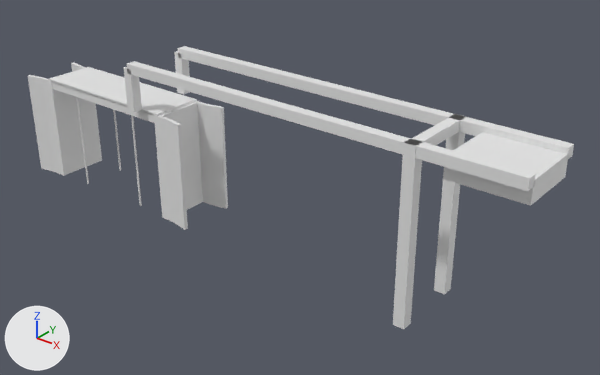
The glTF model models/almere/almere-visstekbrug/almere-visstekbrug.glb: old version first, new version second.
Rendered twice from a 50 mm camera at (61.1, -48.7, 26.9) aimed at (20.4, 2.1, -4.7). Every picture has the same lights, and +X, +Y and +Z are marked at lower left. The older version comes first.

In view in the first picture: 'building:balans', 'building:balans 2', 'building:contragewicht', 'building:hamei', 'building:hamei 2', 'building:hangstang', 'building:hangstang 2', 'building:portaal', 'road:dek', 'road:fietspad', 'road:landhoofd', 'road:landhoofd 2' and 3 more.
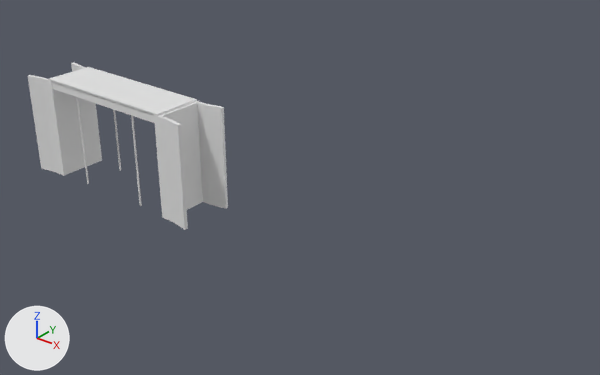
Pixel boxes (x1, y1, x2, y2) of what changed, in the pictures (600 x 375 px):
'building:balans 2', deleted: before (127, 61, 536, 191)
'building:balans', deleted: before (177, 46, 574, 159)
'building:contragewicht', deleted: before (443, 132, 569, 206)
'building:hamei 2', deleted: before (393, 138, 422, 329)
'building:hamei', deleted: before (434, 114, 466, 294)
'building:portaal', deleted: before (408, 117, 463, 145)
'building:hangstang 2', deleted: before (124, 67, 142, 112)
'building:hangstang', deleted: before (174, 51, 190, 95)

The change, as a diff of the scene's bpy script:
```diff
--- a/models/almere/almere-visstekbrug/almere-visstekbrug.glb.py
+++ b/models/almere/almere-visstekbrug/almere-visstekbrug.glb.py
@@ ob_building_hamei @@
-ob_building_hamei = bpy.data.objects.new('building:hamei', me_hamei)
-ob_building_hamei.location = (0.0, 0.0, 0.0)
@@ ob_building_hamei_2 @@
-ob_building_hamei_2 = bpy.data.objects.new('building:hamei 2', me_hamei_2)
-ob_building_hamei_2.location = (0.0, 0.0, 0.0)
@@ ob_building_portaal @@
-ob_building_portaal = bpy.data.objects.new('building:portaal', me_portaal)
-ob_building_portaal.location = (0.0, 0.0, 0.0)
@@ ob_building_balans @@
-ob_building_balans = bpy.data.objects.new('building:balans', me_balans)
-ob_building_balans.location = (0.0, 0.0, 0.0)
@@ ob_building_hangstang @@
-ob_building_hangstang = bpy.data.objects.new('building:hangstang', me_hangstang)
-ob_building_hangstang.location = (0.0, 0.0, 0.0)
@@ ob_building_balans_2 @@
-ob_building_balans_2 = bpy.data.objects.new('building:balans 2', me_balans_2)
-ob_building_balans_2.location = (0.0, 0.0, 0.0)
@@ ob_building_hangstang_2 @@
-ob_building_hangstang_2 = bpy.data.objects.new('building:hangstang 2', me_hangstang_2)
-ob_building_hangstang_2.location = (0.0, 0.0, 0.0)
@@ ob_building_contragewicht @@
-ob_building_contragewicht = bpy.data.objects.new('building:contragewicht', me_contragewicht)
-ob_building_contragewicht.location = (0.0, 0.0, 0.0)
```
